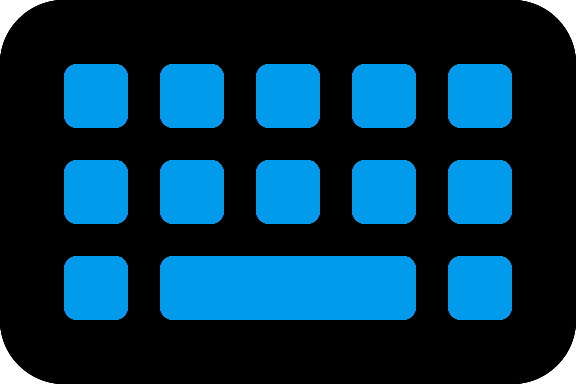
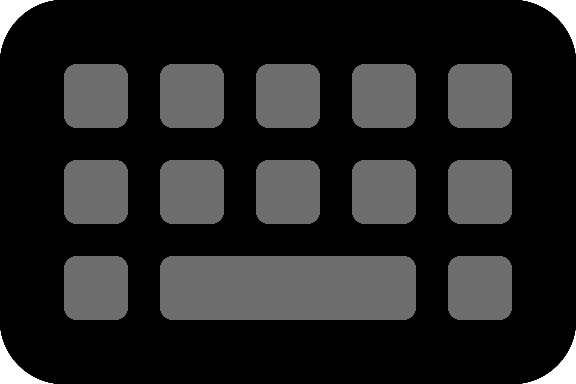
Before/after of a 576 x 384 layered artwork. What changed in the layer stack:
added layer "9" above "8" over [0, 0, 576, 384]
added layer "8" above "7" over [0, 0, 576, 384]
added layer "6" above "5" over [0, 0, 576, 384]
added layer "5" above "4" over [0, 0, 576, 384]
added layer "3" above "2" over [0, 0, 576, 384]
added layer "2" above "1" over [0, 0, 576, 384]
